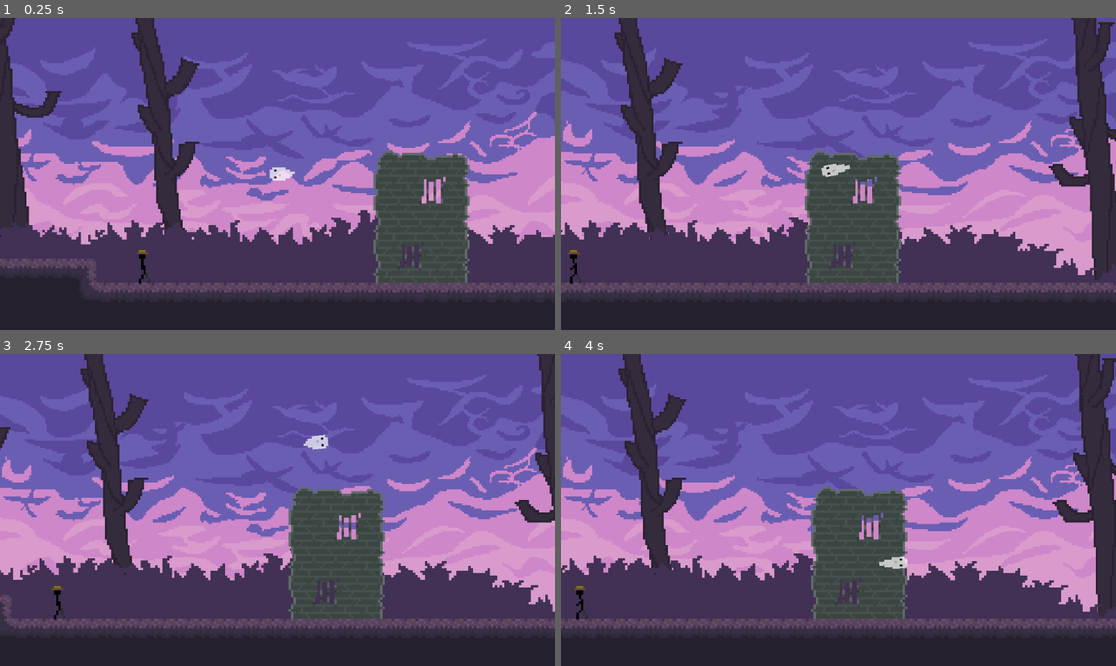
Above: before the commit, frames 1-4 (two rows, left to right).
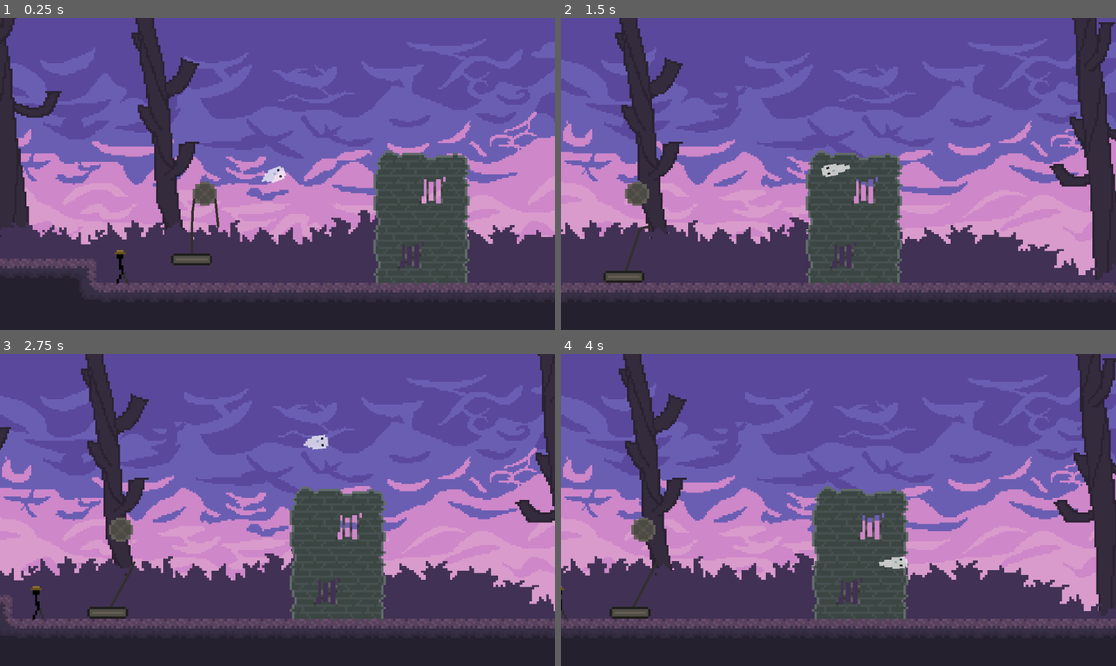
Above: after the commit, the same moments.

Repository: thbop/Spectre
Game: Godot game, scene res://Assets/Scene.tscn
The game is run twice, just before and just after one commit, with the same random seed, the same clock (stepped at 60 frames per second) and the same inputs.
Inputs (mouse positions are in pixels of both pictures, inside the frame that each line leads up to):
- Up to frame 1 (0.25 s): no input
- Up to frame 2 (1.5 s): move the mouse to (960, 158) at 0.52 s; move the mouse to (727, 189) at 1.27 s
- Up to frame 3 (2.75 s): move the mouse to (333, 441) at 2.02 s
- Up to frame 4 (4 s): move the mouse to (810, 572) at 2.77 s; move the mouse to (1005, 556) at 3.52 s

The runs differ from the first frame. In frame 1, 1.0% of the frame differs, in the area x 20-54%, y 47-86%; in frame 2, 2.3%; in frame 3, 2.4%; in frame 4, 2.5%, in the area x 0-100%, y 0-88%.

Commit message:
Some rope physics

Diff:
--- /dev/null
+++ b/Assets/Elevator.tscn
@@ -0,0 +1,41 @@
+[gd_scene load_steps=7 format=3 uid="uid://dbrau1m54ahsm"]
+
+[ext_resource type="Script" path="res://Assets/Scripts/Machines/Elevator.gd" id="1_5qr87"]
+[ext_resource type="Texture2D" uid="uid://5h46843mqfhy" path="res://Assets/Graphics/Machines/elevatorFloor.png" id="1_brs71"]
+[ext_resource type="Texture2D" uid="uid://c0xiohx71m2d1" path="res://Assets/Graphics/Machines/elevatorWheel.png" id="2_ggvfm"]
+[ext_resource type="Texture2D" uid="uid://cpjnfj4gv5ihq" path="res://Assets/Graphics/Machines/rope.png" id="3_pcgad"]
+[ext_resource type="Script" path="res://Assets/Scripts/Machines/Rope.gd" id="3_sawb3"]
+
+[sub_resource type="RectangleShape2D" id="RectangleShape2D_a7rjn"]
+size = Vector2(16.8, 5)
+
+[node name="Elevator" type="Node2D"]
+script = ExtResource("1_5qr87")
+
+[node name="Rope" type="Line2D" parent="."]
+points = PackedVector2Array(-25, 96, -26, 41, -26, -7, -16, -22, 3, -26, 20, -21, 25, -8, 28, 68)
+width = 5.0
+texture = ExtResource("3_pcgad")
+joint_mode = 2
+begin_cap_mode = 2
+end_cap_mode = 2
+script = ExtResource("3_sawb3")
+metadata/Tension = 10.0
+metadata/Damp = 0.9
+
+[node name="Floor" type="RigidBody2D" parent="."]
+position = Vector2(-27, 108)
+mass = 0.26
+
+[node name="CollisionShape2D" type="CollisionShape2D" parent="Floor"]
+scale = Vector2(5, 5)
+shape = SubResource("RectangleShape2D_a7rjn")
+
+[node name="Sprite2D" type="Sprite2D" parent="Floor"]
+scale = Vector2(5, 5)
+texture = ExtResource("1_brs71")
+
+[node name="Wheel" type="Sprite2D" parent="."]
+position = Vector2(1.19209e-07, -7.62939e-06)
+scale = Vector2(5, 5)
+texture = ExtResource("2_ggvfm")
--- a/Assets/Scene.tscn
+++ b/Assets/Scene.tscn
@@ -6,6 +6,7 @@
 [ext_resource type="Script" path="res://Assets/Scripts/Camera2D.gd" id="4_i6t0c"]
 [ext_resource type="Texture2D" uid="uid://cgjedo6cvph8l" path="res://Assets/Graphics/Tiles/tiles0.png" id="4_pkj31"]
 [ext_resource type="Texture2D" uid="uid://dgeq5sqyamdbe" path="res://Assets/Graphics/Sketches/sky.png" id="5_5pj34"]
+[ext_resource type="PackedScene" uid="uid://dbrau1m54ahsm" path="res://Assets/Elevator.tscn" id="5_a4rus"]
 [ext_resource type="PackedScene" uid="uid://b83imlskdrgla" path="res://Assets/Decos/LayerDeco.tscn" id="5_fdum5"]
 [ext_resource type="Texture2D" uid="uid://basmmdd4wjbll" path="res://Assets/Graphics/Decos/brush.png" id="8_plg38"]
 
@@ -58,24 +59,33 @@
 
 [node name="Scene" type="Node2D"]
 
-[node name="BackgroundTiles" type="TileMap" parent="."]
+[node name="Tiles" type="Node2D" parent="."]
+
+[node name="BackgroundTiles" type="TileMap" parent="Tiles"]
 scale = Vector2(5, 5)
 tile_set = SubResource("TileSet_uwbp6")
 format = 2
 layer_0/tile_data = PackedInt32Array(720913, 0, 1, 655377, 0, 2, 589841, 0, 1, 524305, 0, 2, 458769, 0, 2, 393233, 0, 0 …(536 unchanged characters)…
 
-[node name="Tiles" type="TileMap" parent="."]
+[node name="ForegroundTiles" type="TileMap" parent="Tiles"]
 scale = Vector2(5, 5)
 tile_set = SubResource("TileSet_4mull")
 format = 2
 layer_0/tile_data = PackedInt32Array(655360, 0, 0, 655361, 0, 0, 655362, 0, 0, 720899, 65536, 1, 720900, 0, 0, 720901,  …(1101 unchanged characters)…
 
-[node name="Jeff" parent="." instance=ExtResource("1_3236o")]
-position = Vector2(296, 488)
+[node name="Objects" type="Node2D" parent="."]
+
+[node name="Elevator" parent="Objects" instance=ExtResource("5_a4rus")]
+position = Vector2(425, 365)
+
+[node name="Actors" type="Node2D" parent="."]
+
+[node name="Jeff" parent="Actors" instance=ExtResource("1_3236o")]
+position = Vector2(250, 504)
 scale = Vector2(2.65084, 2.65084)
 
-[node name="Angel" parent="." instance=ExtResource("3_38mhs")]
-position = Vector2(579, 324)
+[node name="Angel" parent="Actors" instance=ExtResource("3_38mhs")]
+position = Vector2(533, 340)
 scale = Vector2(1.72825, 1.75908)
 
 [node name="Camera2D" type="Camera2D" parent="."]
--- a/Assets/Scripts/Camera2D.gd
+++ b/Assets/Scripts/Camera2D.gd
@@ -1,5 +1,5 @@
 extends Camera2D
-@onready var Angel = $"../Angel"
+@onready var Angel = $"../Actors/Angel"
 
 
 const SPEED: int = 3
--- /dev/null
+++ b/Assets/Scripts/Machines/Elevator.gd
@@ -0,0 +1,10 @@
+extends Node2D
+@onready var Rope = $Rope
+@onready var Floor = $Floor
+@onready var Wheel = $Wheel
+
+
+
+
+func _process(delta: float) -> void:
+	Rope.points[0] = Floor.position
--- /dev/null
+++ b/Assets/Scripts/Machines/Rope.gd
@@ -0,0 +1,20 @@
+extends Line2D
+
+var velocties: PackedVector2Array
+
+var gravity: float = ProjectSettings.get_setting("physics/2d/default_gravity")
+
+
+func _ready() -> void:
+	for p in points:
+		velocties.append(Vector2.ZERO)
+
+
+# Called every frame. 'delta' is the elapsed time since the previous frame.
+func _process(delta: float) -> void:
+	for i in range(points.size()):
+		if i > 0 and i != points.size()-1:
+			velocties[i] += ( points[i-1] - points[i] ).normalized() * get_meta("Tension")
+			velocties[i] += ( points[i+1] - points[i] ).normalized() * get_meta("Tension")
+			velocties[i] *= get_meta("Damp")
+			points[i] += velocties[i] * delta
Not shown, added: Assets/Graphics/Machines/elevatorFloor.png.import
Not shown, added: Assets/Graphics/Machines/elevatorWheel.png.import
Binary file added: Assets/Graphics/Machines/rope.png
Not shown, added: Assets/Graphics/Machines/rope.png.import
Not shown: 1 places in Assets/Scene.tscn that only renumber resources
Not shown, added: Assets/elevatorWheel.png.import
